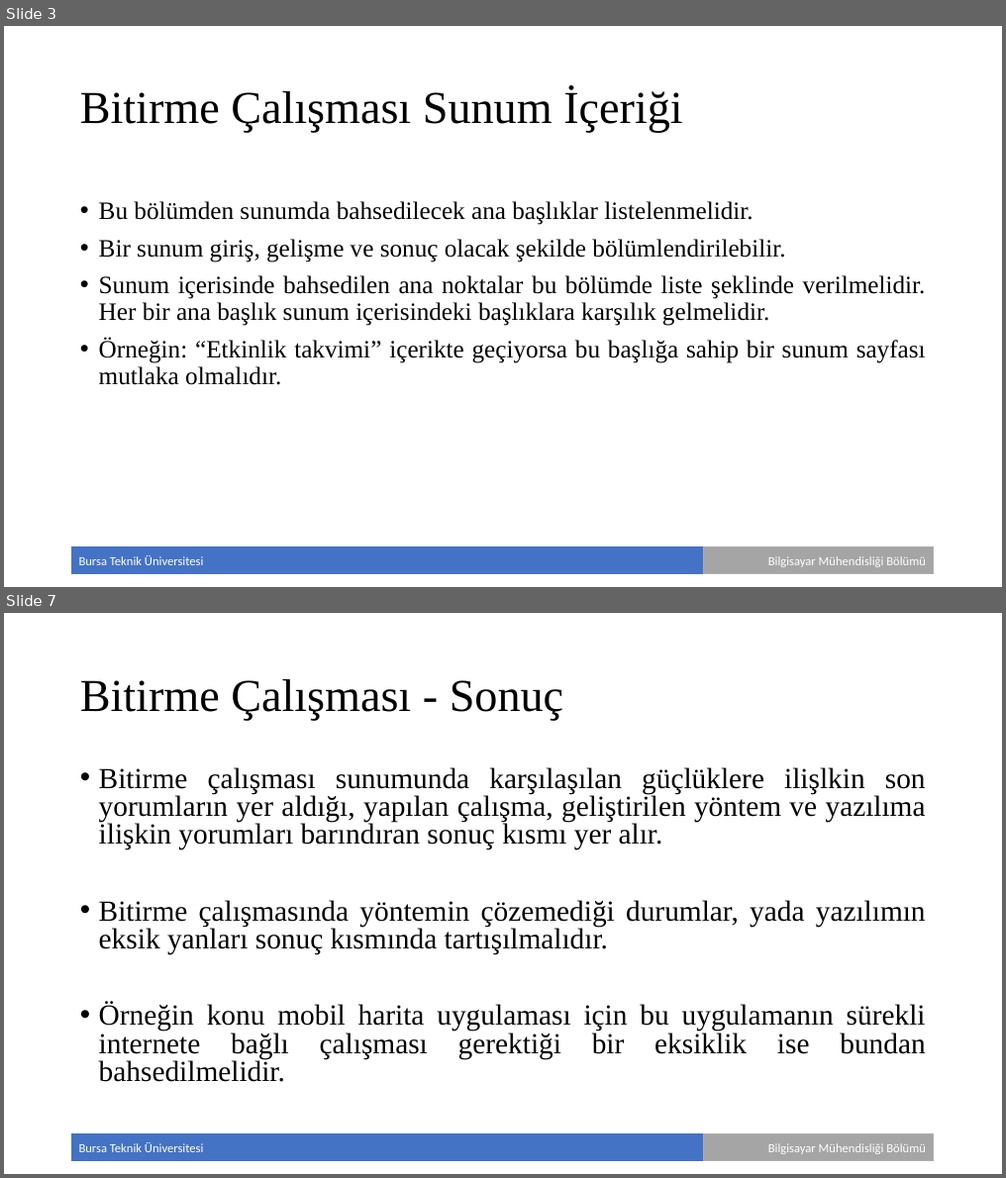
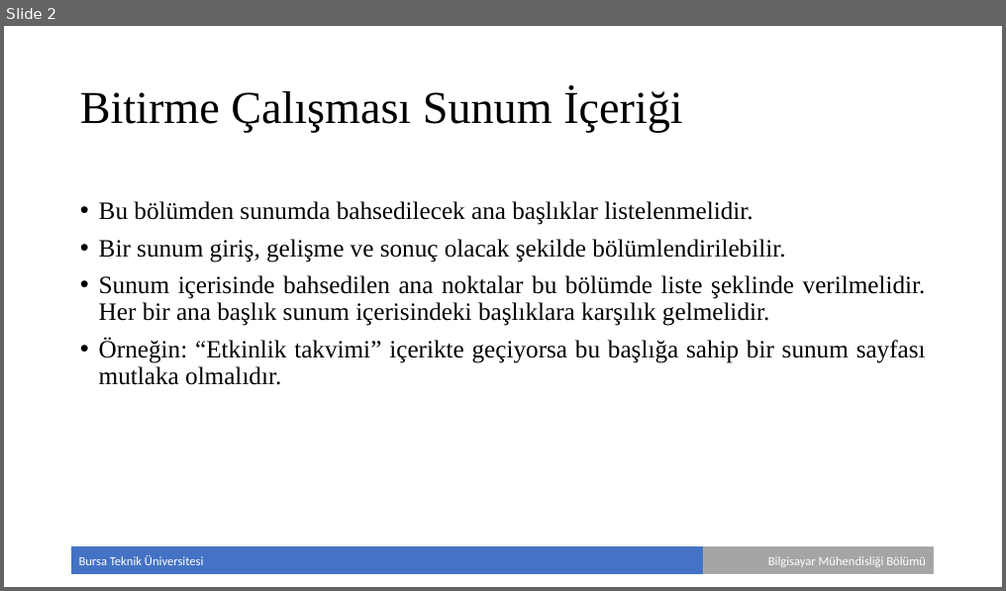
Before and after one commit to selcuksan/bitirme-projesi, a slide deck: documentation/Bitirme Çalışması - Sunum.pptx. Shown one above the other, each under a label of ours: slides 3 and 7 before the commit, slide 2 after it; the slides between them are not shown. The pictures are 1006x1178 and 1006x591 pixels, drawn with LibreOffice and Linux fonts; fonts in the diff are those of the drawing; background and template pictures are left out. Boxes give left, top, right and bottom in pixels: in the first picture for what was removed or moved away, otherwise in the second. Text is boxed around its words. In the diff, an @@ line names an element or a change of style, - is before the commit and + after.

```diff
--- a/documentation/Bitirme Çalışması - Sunum.pptx
+++ b/documentation/Bitirme Çalışması - Sunum.pptx
@@ slide 7 removed at [4,613,1002,1174], background #FFFFFF; not listed: 2 template elements that a slide beside it also shows @@
@@ title removed at [80,679,563,721] @@
-Bitirme Çalışması - Sonuç
@@ text removed at [99,767,926,1082] @@
-• Bitirme çalışması sunumunda karşılaşılan güçlüklere ilişlkin son yorumların yer aldığı, yapılan çalışma, geliştirilen yöntem ve yazılıma ilişkin yorumları barındıran sonuç kısmı yer alır.
-• Bitirme çalışmasında yöntemin çözemediği durumlar, yada yazılımın eksik yanları sonuç kısmında tartışılmalıdır.
-• Örneğin konu mobil harita uygulaması için bu uygulamanın sürekli internete bağlı çalışması gerektiği bir eksiklik ise bundan bahsedilmelidir.
@@ what was slide 3 is now slide 2 @@
```
Also in this commit, not shown: 3 slides changed, 4 slides added, 2 other slides removed, 6 other files.
